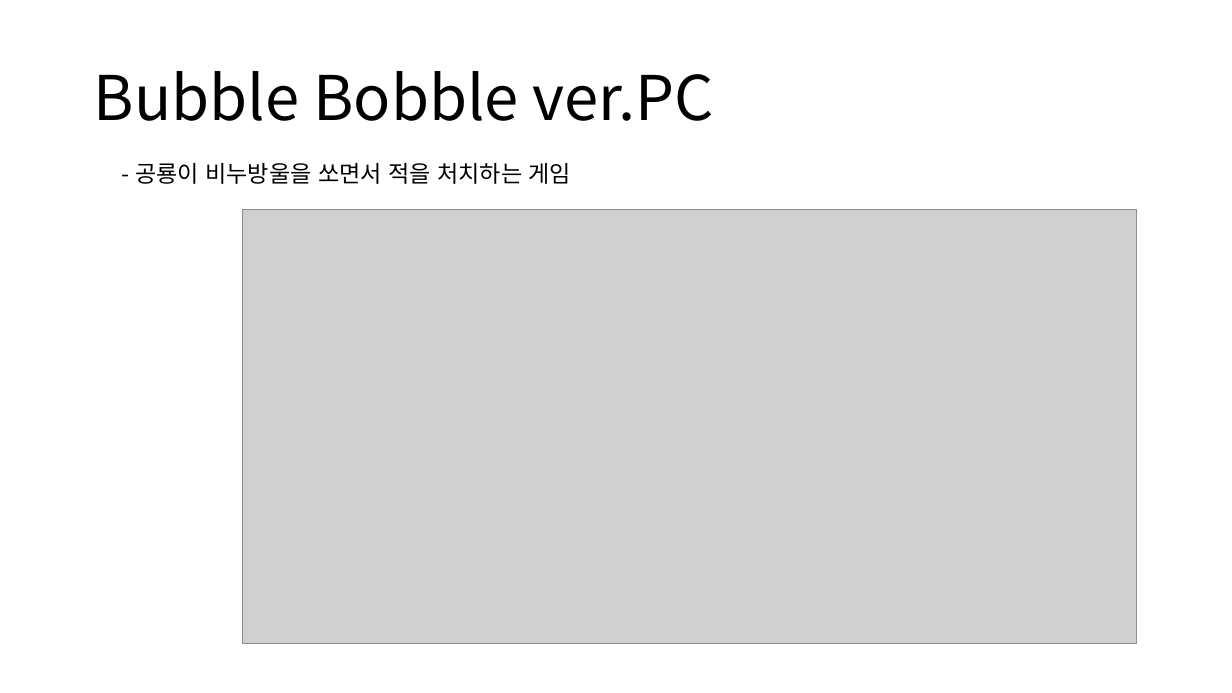
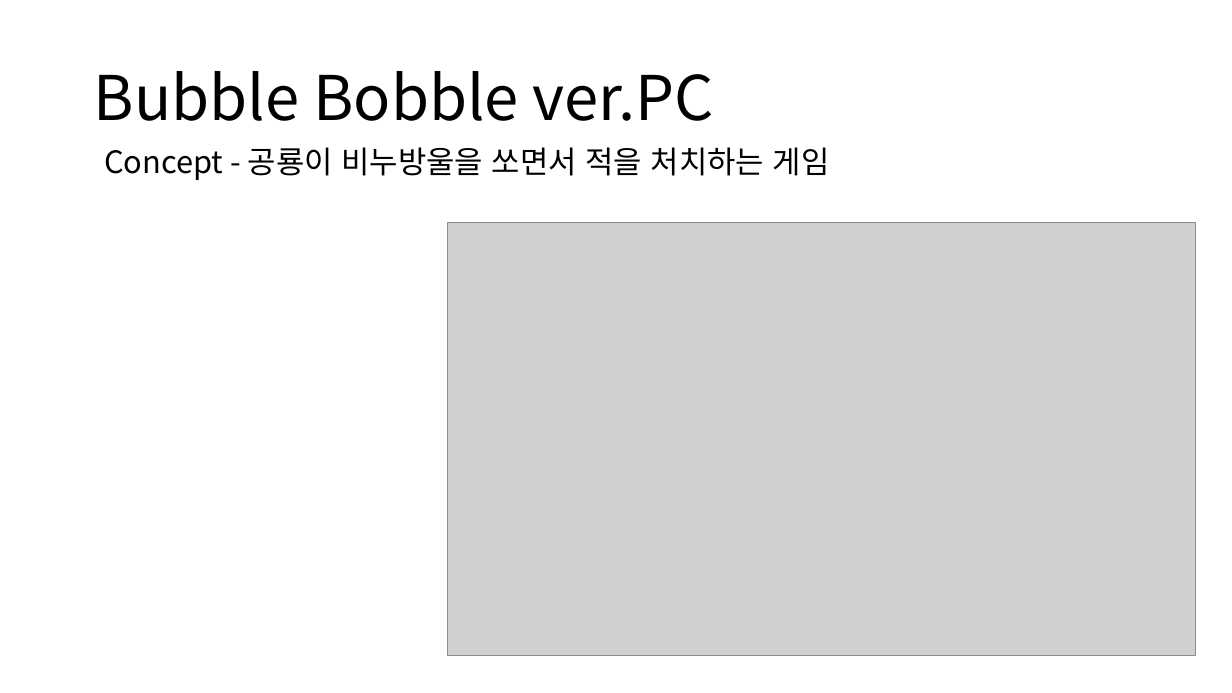
Before and after one commit to NadanKim/BubbleBobble_Copy, a slide deck: slide 2 of 2013180003 김나단 2차발표 ppt.pptx (slide 1 before the commit). Drawn at 1232x693 pixels with LibreOffice and Linux fonts; fonts in the diff are those of the drawing; grey boxes stand for pictures. Boxes give left, top, right and bottom in pixels: in the first picture for what was removed or moved away, otherwise in the second. Text is boxed around its words. In the diff, an @@ line names an element or a change of style, - is before the commit and + after.

```diff
--- a/2013180003 김나단 2차발표 ppt.pptx
+++ b/2013180003 김나단 2차발표 ppt.pptx
@@ text at <box>104,147,830,180</box>: text changed; size 18 to 24 pt @@
-- 공룡이 비누방울을 쏘면서 적을 처치하는 게임
+Concept - 공룡이 비누방울을 쏘면서 적을 처치하는 게임
@@ picture: place and size @@
-picture at <box>243,210,1137,644</box>
+picture at <box>448,222,1196,656</box>
```
Also in this commit, not shown: 2 other slides changed, 1 slide added, 10 other files.
